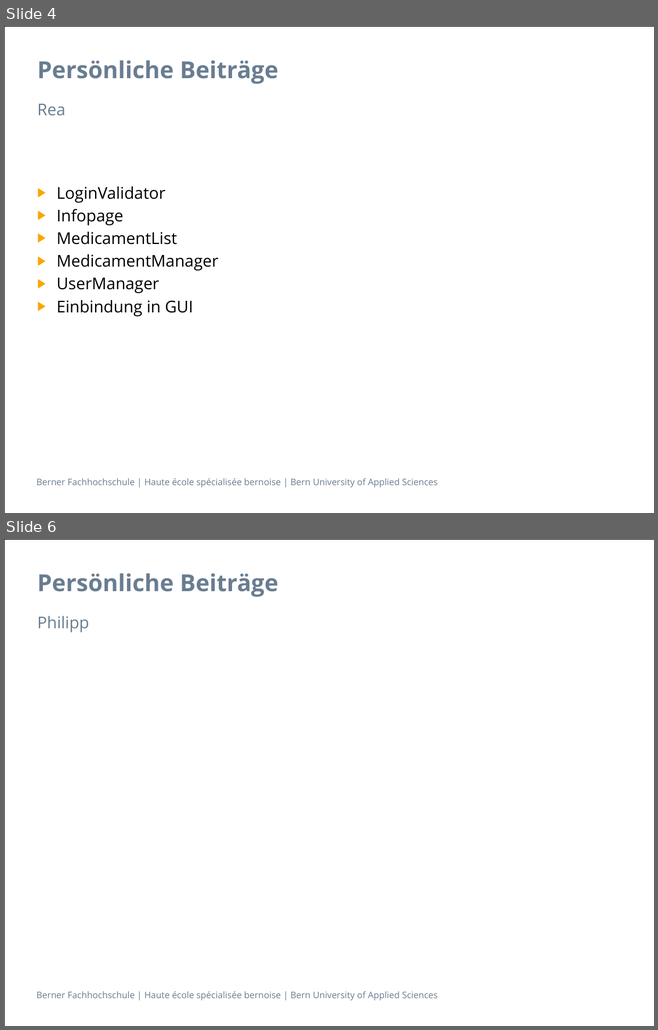
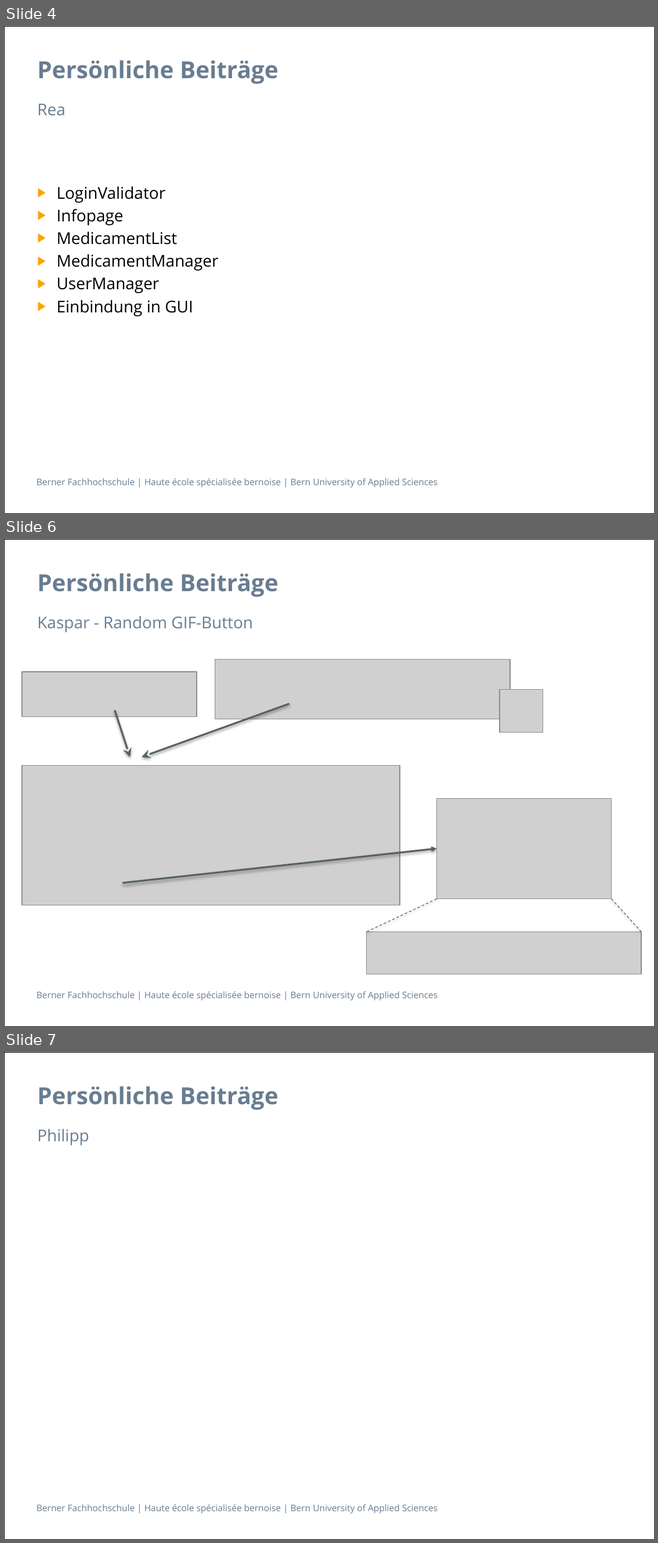
Before and after one commit to zyssm4/ch.bfh.btx8081.w2015.red, a slide deck: doc/Task14/task14_presentation Schlurp.pptx. Shown one above the other, each under a label of ours: slides 4 and 6 before the commit, slides 4, 6 and 7 after it; the slides between them are not shown. The pictures are 658x1030 and 658x1543 pixels, drawn with LibreOffice and Linux fonts; fonts in the diff are those of the drawing; grey boxes stand for pictures; background and template pictures are left out. Boxes give left, top, right and bottom in pixels: in the first picture for what was removed or moved away, otherwise in the second. Text is boxed around its words. In the diff, an @@ line names an element or a change of style, - is before the commit and + after.

```diff
--- a/doc/Task14/task14_presentation Schlurp.pptx
+++ b/doc/Task14/task14_presentation Schlurp.pptx
@@ slide 6 added at (4, 539, 654, 1026), background #FFFFFF; not listed: 2 template elements that a slide beside it also shows @@
@@ title added at (37, 573, 278, 597), 26 pt, text #697D91, bold @@
+Persönliche Beiträge
@@ text added at (37, 616, 253, 632), 18 pt, text #697D91 @@
+Kaspar - Random GIF-Button
@@ picture added at (215, 659, 509, 719) @@
@@ picture added at (22, 671, 197, 716) @@
@@ picture added at (499, 689, 542, 732) @@
@@ arrow added from (114, 711) to (130, 757), #556455 2 pt @@
@@ arrow added from (289, 704) to (141, 757), #556455 2 pt @@
@@ picture added at (22, 765, 400, 906) @@
@@ arrow added from (122, 884) to (437, 849), #556455 2 pt @@
@@ group added at (366, 798, 641, 974): 2 pictures, 2 lines @@
@@ what was slide 6 is now slide 7 @@
```
Also in this commit, not shown: 1 slide changed, 1 other file.
